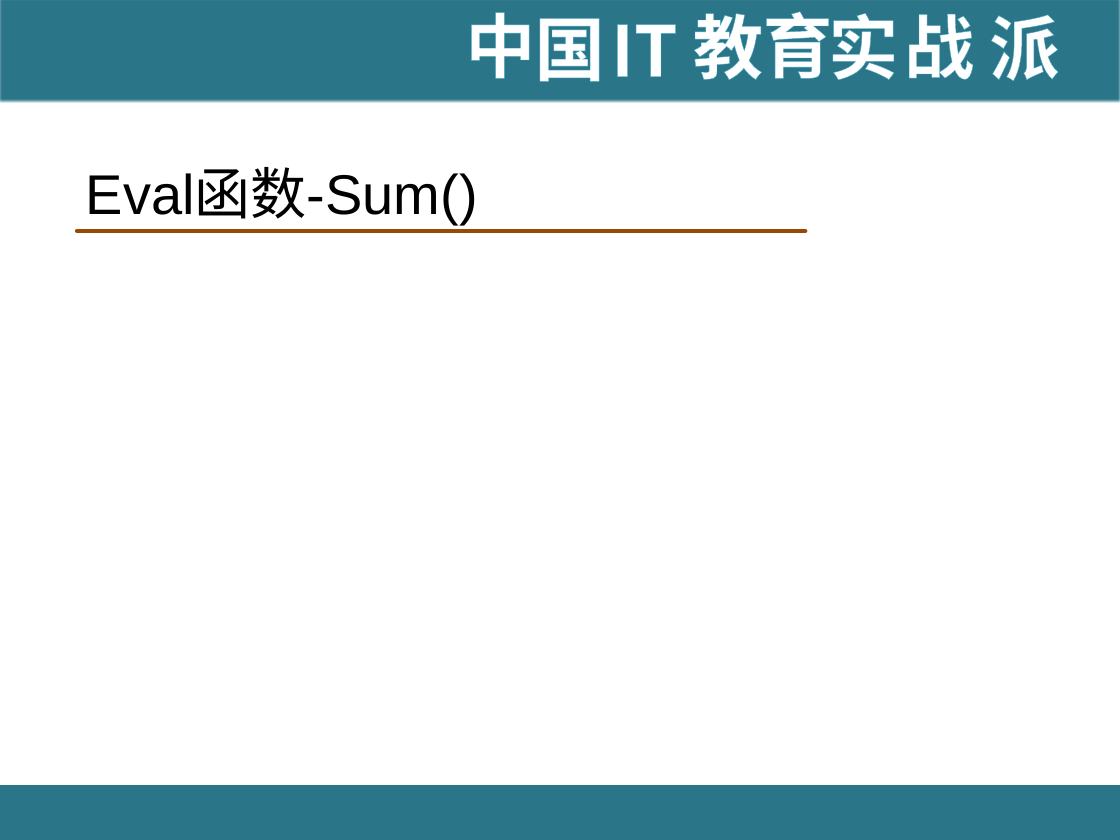
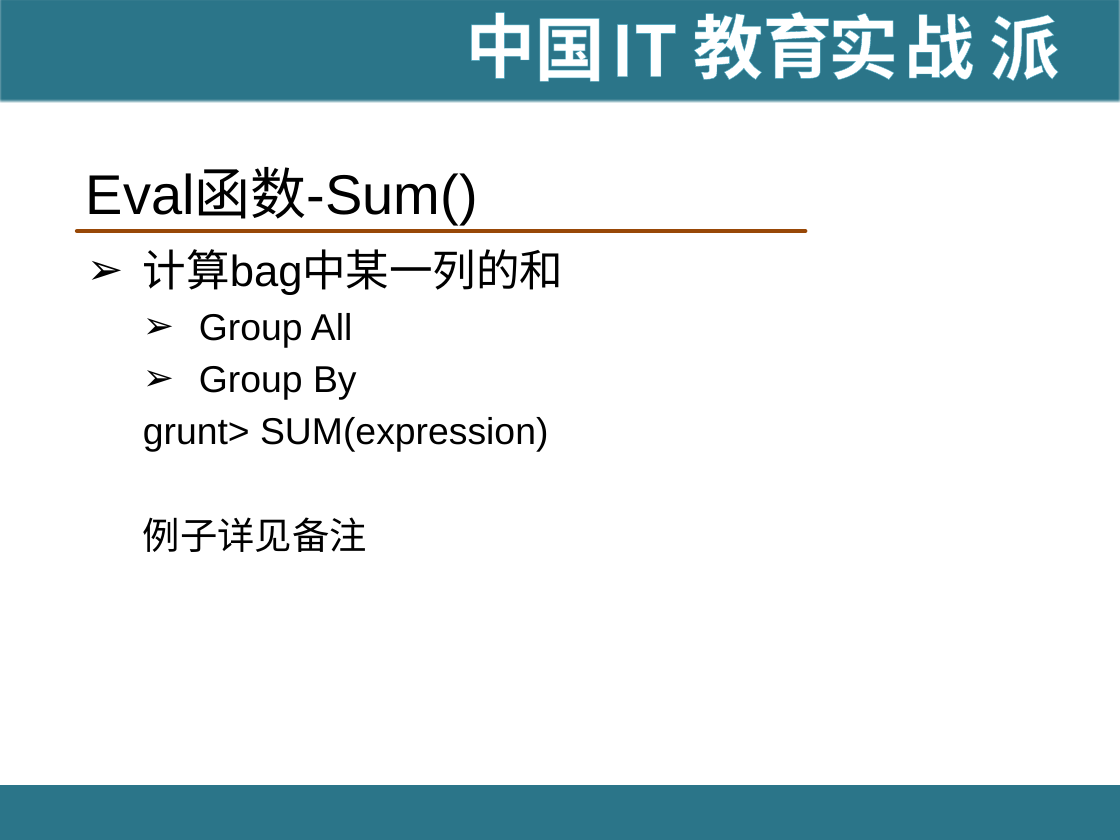
Before and after one commit to hanningxiao/BigData, a slide deck: slide 60 of [IT18掌www.it18zhang.com]Pig.pptx (slide 56 before the commit). Drawn at 1120x840 pixels with LibreOffice and Linux fonts; fonts in the diff are those of the drawing; background and template pictures are left out. Boxes give left, top, right and bottom in pixels: in the first picture for what was removed or moved away, otherwise in the second. Text is boxed around its words. In the diff, an @@ line names an element or a change of style, - is before the commit and + after.

```diff
--- a/[IT18掌www.it18zhang.com]Pig.pptx
+++ b/[IT18掌www.it18zhang.com]Pig.pptx
@@ text added at (143,249,564,552), 24 pt, text #000000 @@
+➢ 计算bag中某一列的和
+  ➢ Group All
+  ➢ Group By
+  grunt> SUM(expression)
+  例子详见备注
```
Also in this commit, not shown: 43 other slides changed, 5 slides added, 5 slides removed.
